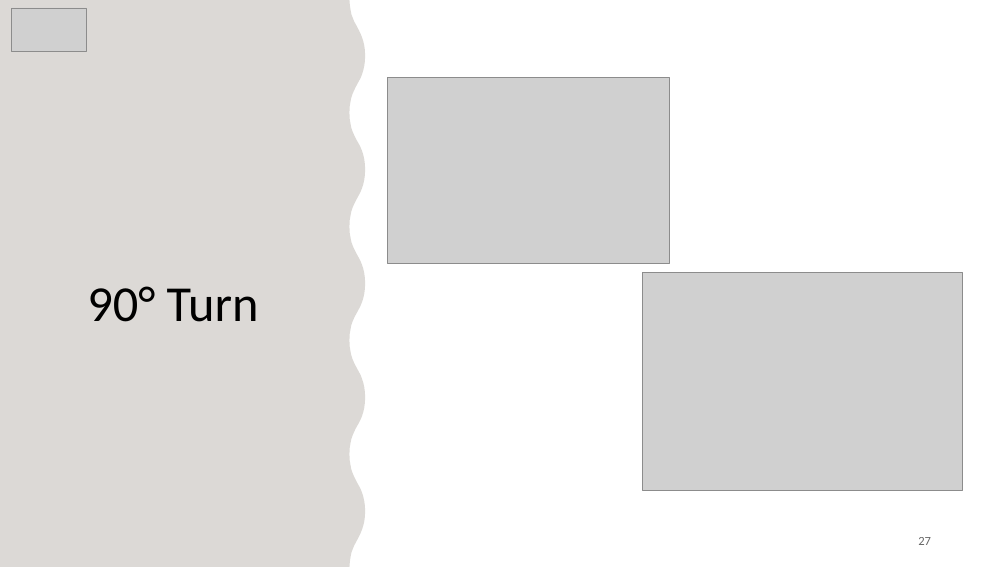
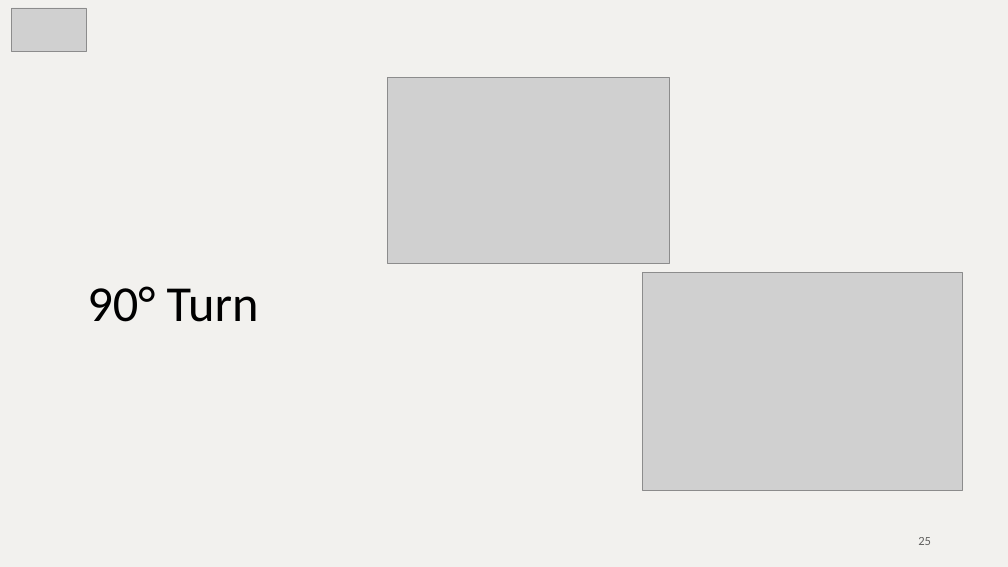
Before and after one commit to JasmeetMatta/Precision-Farming-Bot, a slide deck: slide 25 of Presentation/Final Precision Farming Using Autonomous Vehicle.pptx (slide 27 before the commit). Drawn at 1008x567 pixels with LibreOffice and Linux fonts; fonts in the diff are those of the drawing; grey boxes stand for pictures. Boxes give left, top, right and bottom in pixels: in the first picture for what was removed or moved away, otherwise in the second. Text is boxed around its words. In the diff, an @@ line names an element or a change of style, - is before the commit and + after.

```diff
--- a/Presentation/Final Precision Farming Using Autonomous Vehicle.pptx
+++ b/Presentation/Final Precision Farming Using Autonomous Vehicle.pptx
@@ background #FFFFFF to #F2F1EE @@
@@ freeform shape removed at <box>0,0,365,567</box> @@
@@ freeform shape removed at <box>0,0,353,567</box> @@
@@ freeform shape removed at <box>0,0,365,567</box> @@
@@ page number at <box>918,537,931,545</box>: text changed @@
-27
+25
```
Also in this commit, not shown: 11 other slides changed, 1 other file.
